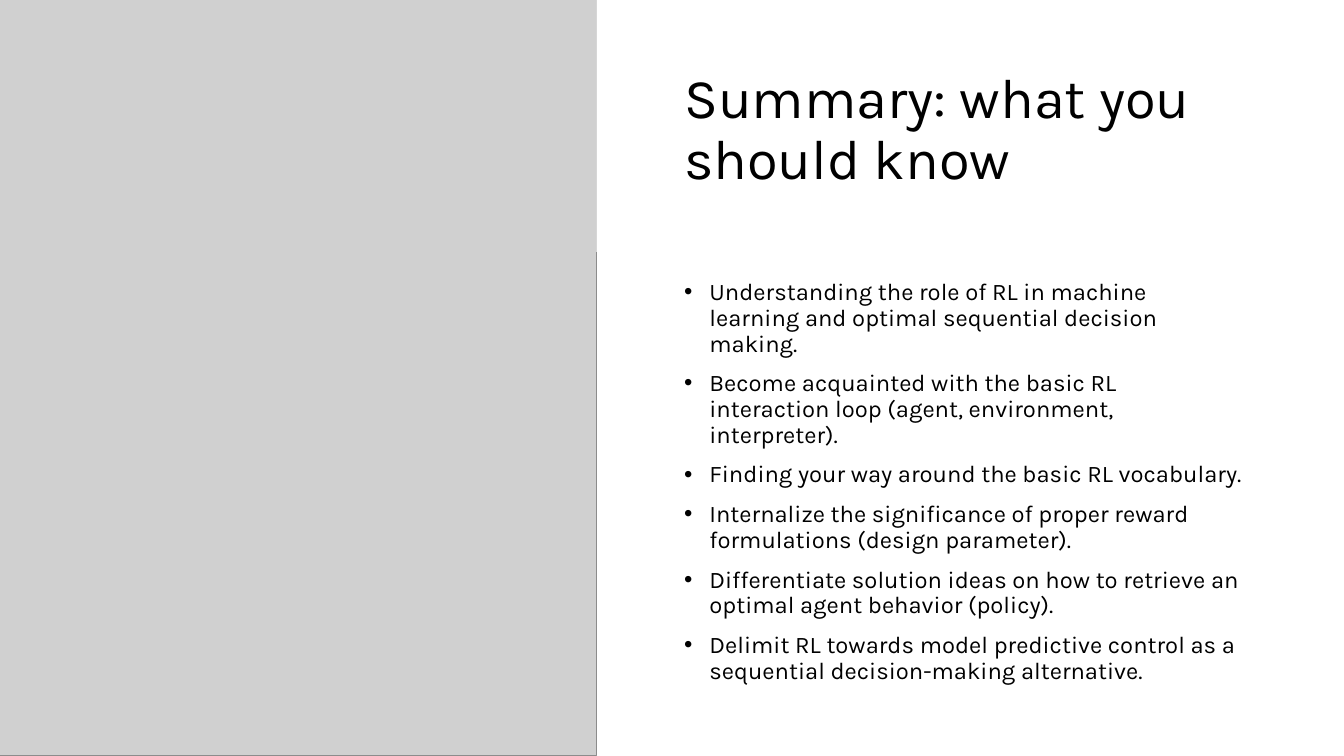
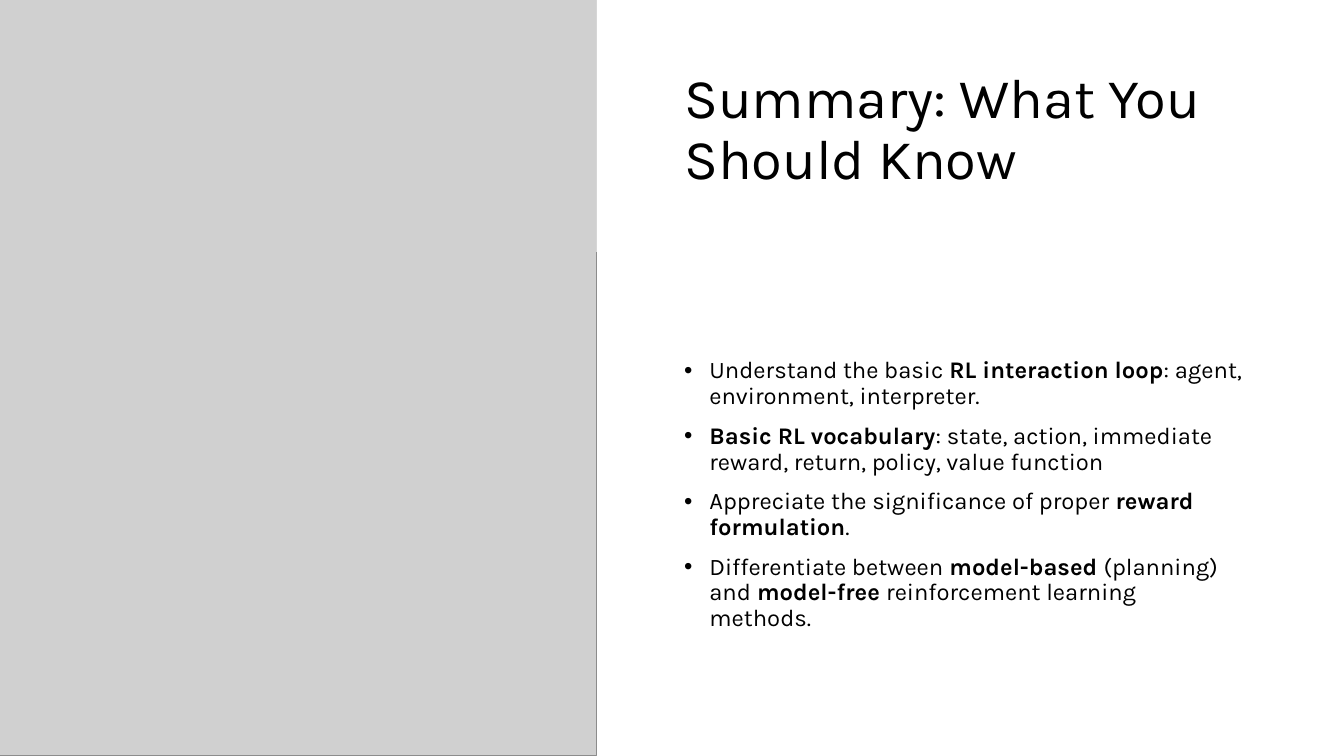
Before and after one commit to mhahsler/Introduction_to_Reinforcement_Learning, a slide deck: slide 33 of slides/Lecture_Chapter01.pptx (slide 47 before the commit). Drawn at 1344x756 pixels with LibreOffice and Linux fonts; fonts in the diff are those of the drawing; grey boxes stand for pictures. Boxes give left, top, right and bottom in pixels: in the first picture for what was removed or moved away, otherwise in the second. Text is boxed around its words. In the diff, an @@ line names an element or a change of style, - is before the commit and + after.

Commit message:
Updated slides.

```diff
--- a/slides/Lecture_Chapter01.pptx
+++ b/slides/Lecture_Chapter01.pptx
@@ title at [684, 79, 1200, 180]: text changed @@
-Summary: what you should know
+Summary: What You Should Know
@@ text at [709, 361, 1242, 627]: text changed @@
-• Understanding the role of RL in machine learning and optimal sequential decision making.
-• Become acquainted with the basic RL interaction loop (agent, environment, interpreter).
-• Finding your way around the basic RL vocabulary.
-• Internalize the significance of proper reward formulations (design parameter).
-• Differentiate solution ideas on how to retrieve an optimal agent behavior (policy).
-• Delimit RL towards model predictive control as a sequential decision-making alternative.
+• Understand the basic RL interaction loop: agent, environment, interpreter.
+• Basic RL vocabulary: state, action, immediate reward, return, policy, value function
+• Appreciate the significance of proper reward formulation.
+• Differentiate between model-based (planning) and model-free reinforcement learning methods.
```
Also in this commit, not shown: 23 other slides changed, 6 slides added, 20 slides removed, 12 other files.
